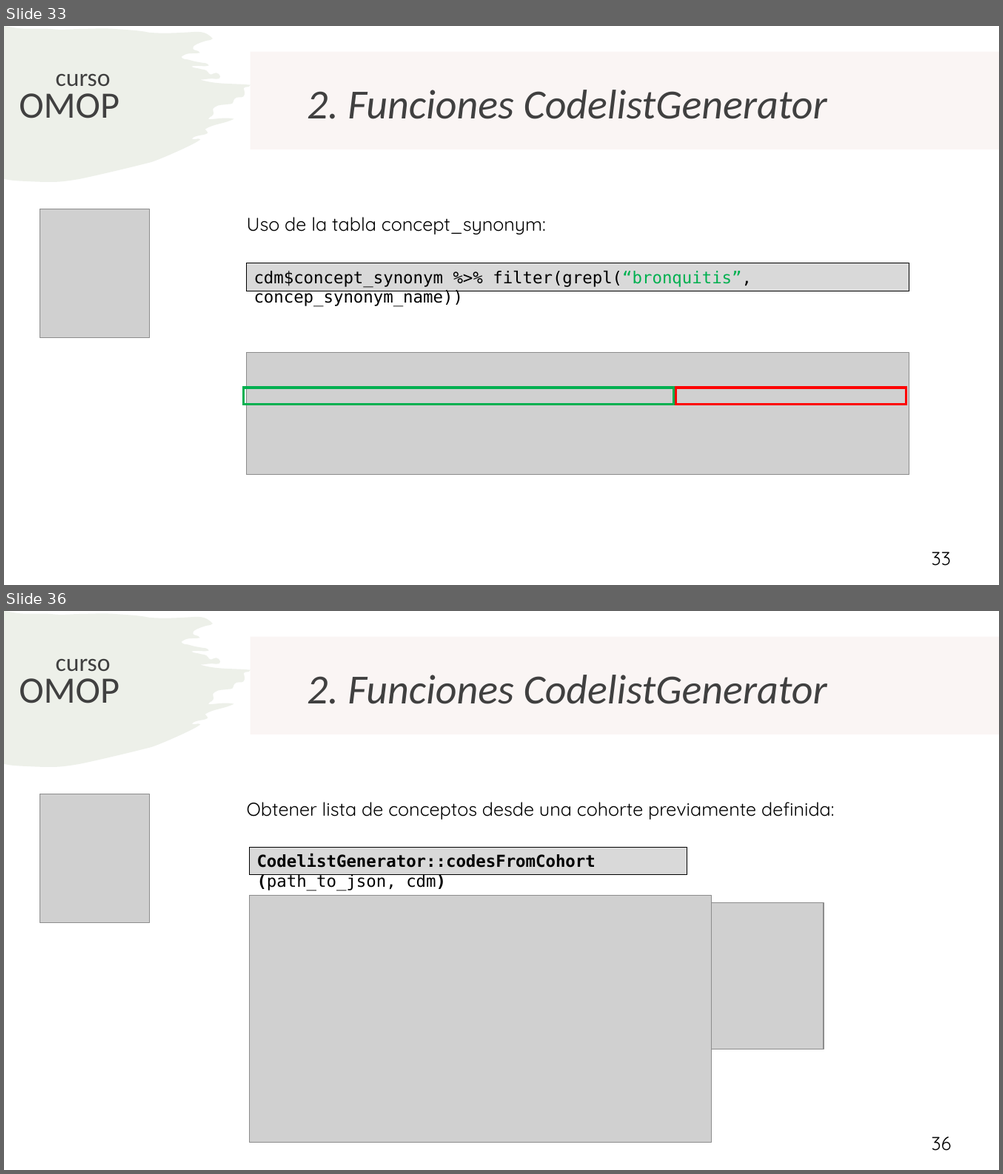
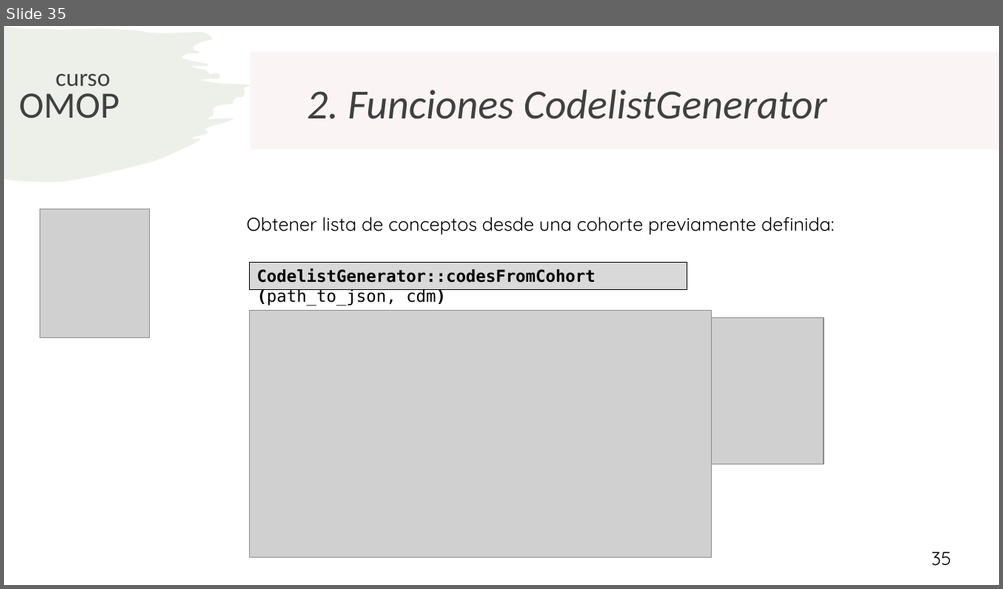
Before and after one commit to rwepi-idiapjgol/Curso_Introduccion_OMOP_2025, a slide deck: Dia2/CodeListGenerator/CodeListGenerator.pptx. Shown one above the other, each under a label of ours: slides 33 and 36 before the commit, slide 35 after it; the slides between them are not shown. The pictures are 1003x1174 and 1003x589 pixels, drawn with LibreOffice and Linux fonts; fonts in the diff are those of the drawing; grey boxes stand for pictures. Boxes give left, top, right and bottom in pixels: in the first picture for what was removed or moved away, otherwise in the second. Text is boxed around its words. In the diff, an @@ line names an element or a change of style, - is before the commit and + after.

Commit message:
CodelistGenerator

```diff
--- a/Dia2/CodeListGenerator/CodeListGenerator.pptx
+++ b/Dia2/CodeListGenerator/CodeListGenerator.pptx
@@ slide 33 removed at box(4, 26, 999, 585), background #FFFFFF; not listed: 4 template elements that a slide beside it also shows @@
@@ title removed at box(307, 90, 827, 119) @@
-2. Funciones CodelistGenerator
@@ picture removed at box(40, 209, 150, 338) @@
@@ text removed at box(247, 217, 546, 235) @@
-Uso de la tabla concept_synonym:
@@ rectangle removed at box(247, 264, 909, 291) @@
-cdm$concept_synonym %>% filter(grepl(“bronquitis”, concep_synonym_name))
@@ picture removed at box(247, 353, 909, 474) @@
@@ rectangle removed at box(244, 388, 674, 404) @@
@@ rectangle removed at box(676, 388, 906, 404) @@
@@ page number removed at box(931, 552, 950, 566) @@
-33
@@ what was slide 36 is now slide 35 @@
@@ page number at box(931, 552, 951, 566): text changed @@
-36
+35
```
Also in this commit, not shown: 21 slides changed, 1 slide added, 1 other file.
